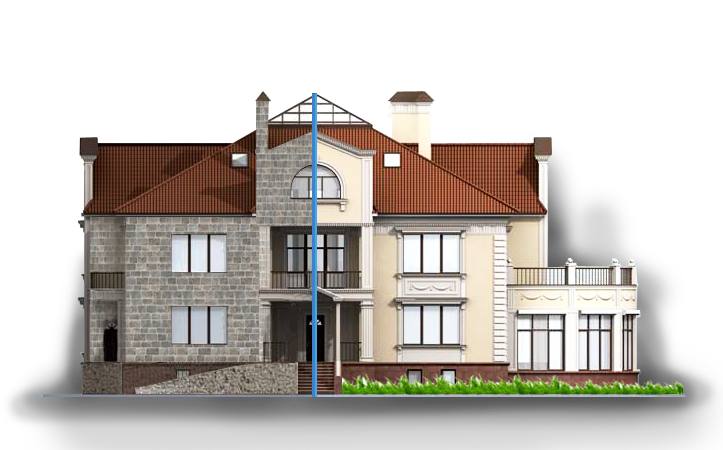
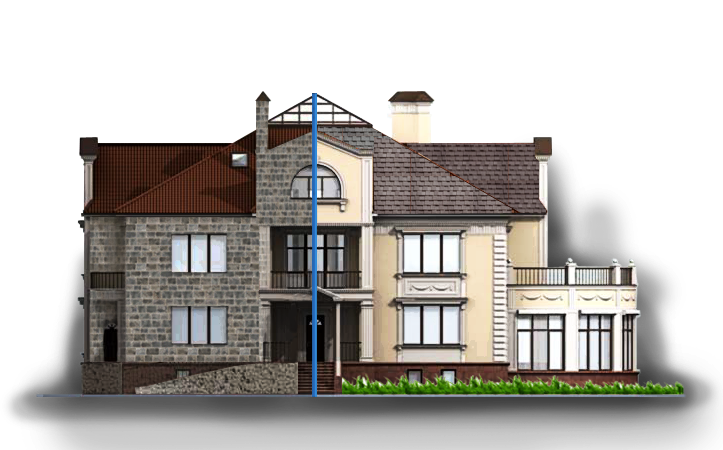
Layered file, before and after one edit (723x450). Changes by layer:
added layer "Layer 2" above "Layer 3" over [317, 126, 393, 149]
added layer "Layer 3" above "Layer 1" over [407, 143, 546, 214]
added layer "Layer 1" above "Layer 0 copy" over [373, 138, 512, 214]
renamed "Layer 11" to "Layer 0 copy", opacity 100% → 43%, blend normal → multiply, painted on it over [6, 91, 723, 450]
removed layer "Layer 10" over [36, 91, 686, 397]
renamed "Layer 2" to "Layer 0", showed it, painted on it over [6, 91, 723, 450]
removed layer "Layer 12" over [6, 132, 723, 450]
